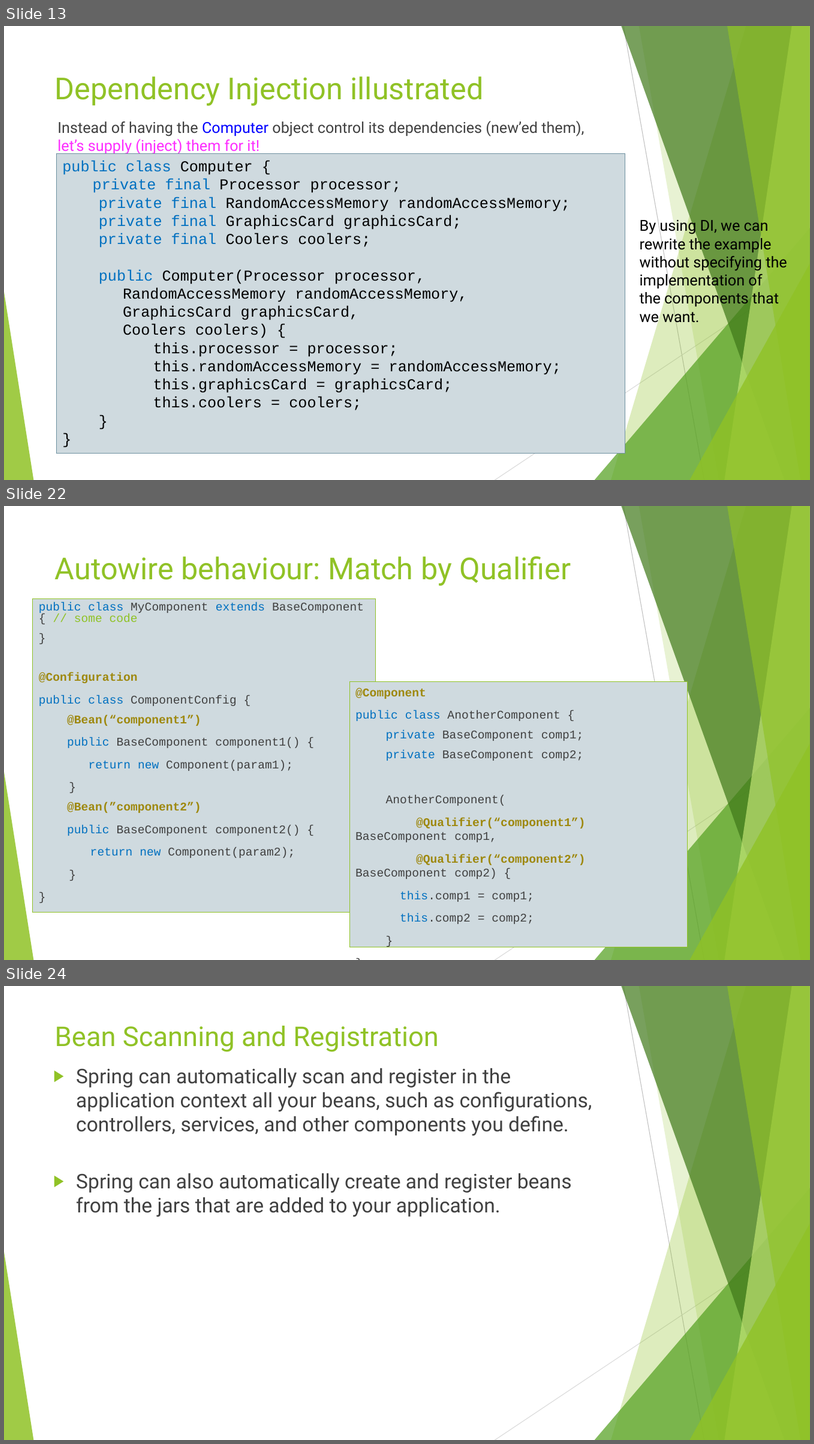
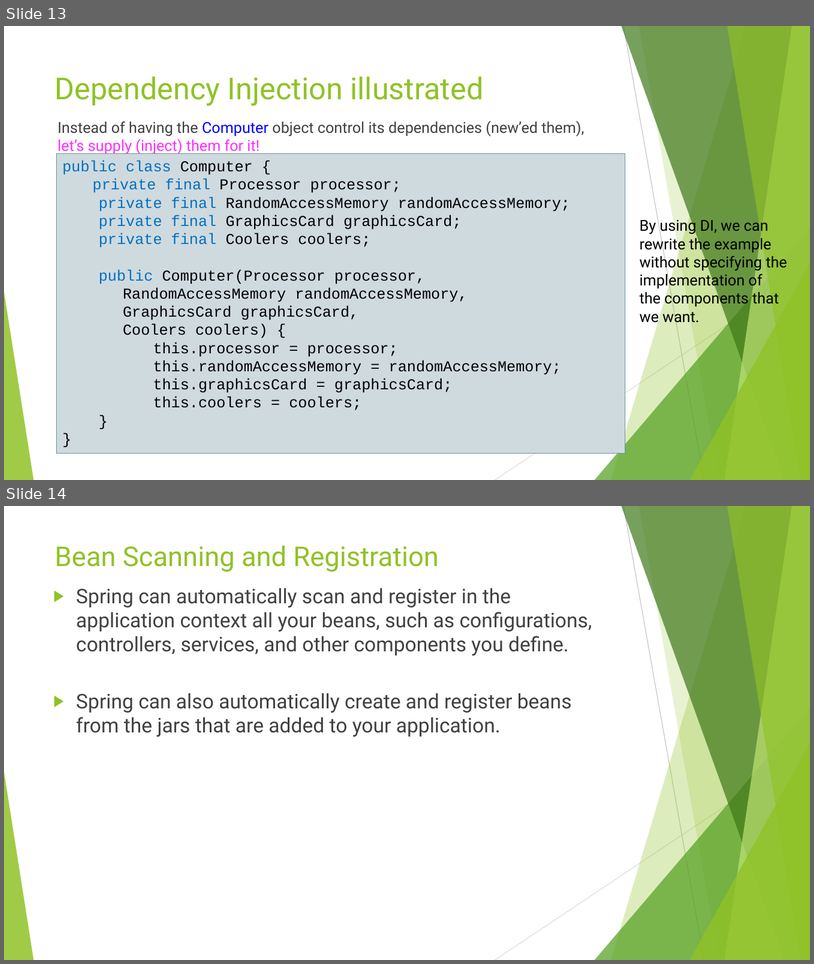
Before and after one commit to idanshal/sb-todo-app-tdp, a slide deck: course_data/presentations/practical_spring_boot_for_tdp.pptx. Shown one above the other, each under a label of ours: slides 13, 22 and 24 before the commit, slides 13 and 14 after it; the slides between them are not shown. The pictures are 814x1444 and 814x964 pixels, drawn with LibreOffice and Linux fonts; fonts in the diff are those of the drawing. Boxes give left, top, right and bottom in pixels: in the first picture for what was removed or moved away, otherwise in the second. Text is boxed around its words. In the diff, an @@ line names an element or a change of style, - is before the commit and + after.

```diff
--- a/course_data/presentations/practical_spring_boot_for_tdp.pptx
+++ b/course_data/presentations/practical_spring_boot_for_tdp.pptx
@@ slide 22 removed at (4,506,810,960), background #FFFFFF; not listed: 10 template elements that a slide beside it also shows @@
@@ title removed at (55,556,571,586) @@
-Autowire behaviour: Match by Qualifier
@@ text removed at (32,598,376,912) @@
-public class MyComponent extends BaseComponent { // some code
-}
-@Configuration
-public class ComponentConfig {
-@Bean(“component1”)
-public BaseComponent component1() {
-return new Component(param1);
-}
-@Bean(”component2”)
-public BaseComponent component2() {
-return new Component(param2);
-}
-}
@@ rectangle removed at (350,681,688,946) @@
-@Component
-public class AnotherComponent {
-private BaseComponent comp1;
-private BaseComponent comp2;
-AnotherComponent(
-@Qualifier(“component1”) BaseComponent comp1,
-@Qualifier(“component2”) BaseComponent comp2) {
-this.comp1 = comp1;
-this.comp2 = comp2;
-}
-}
@@ what was slide 24 is now slide 14 @@
```
Also in this commit, not shown: 9 other slides removed, 1 other file.
